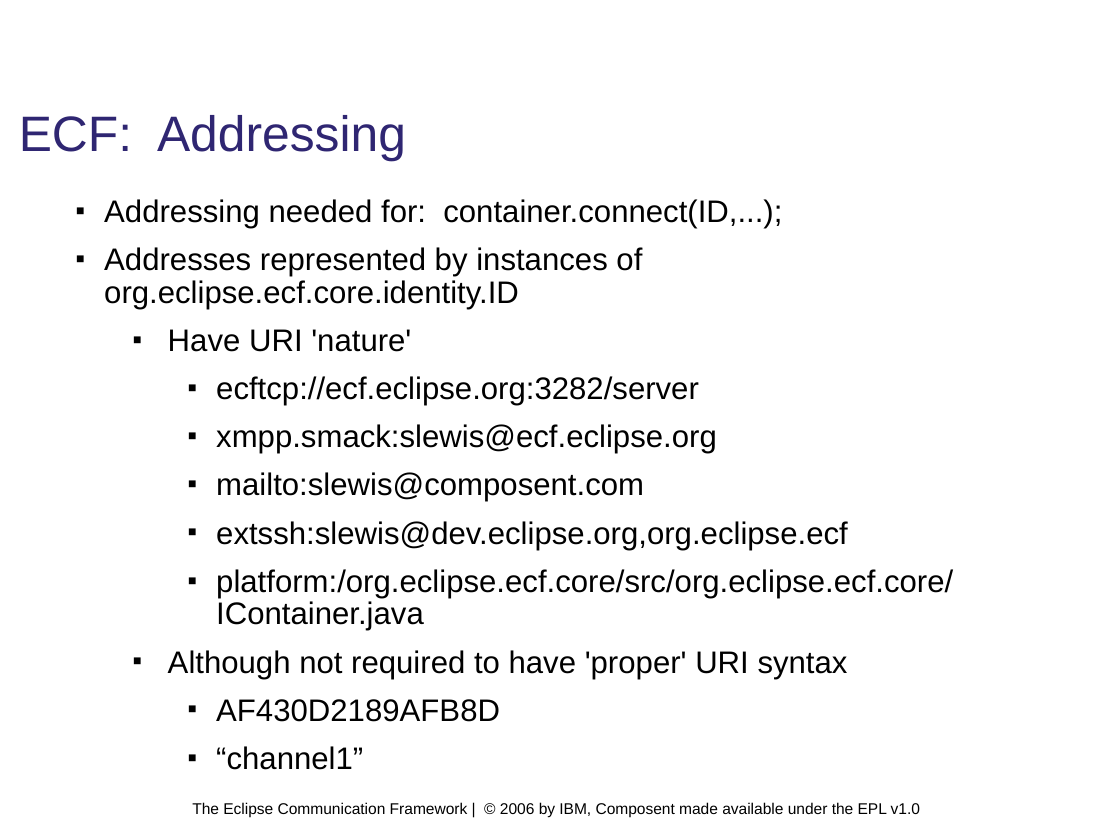
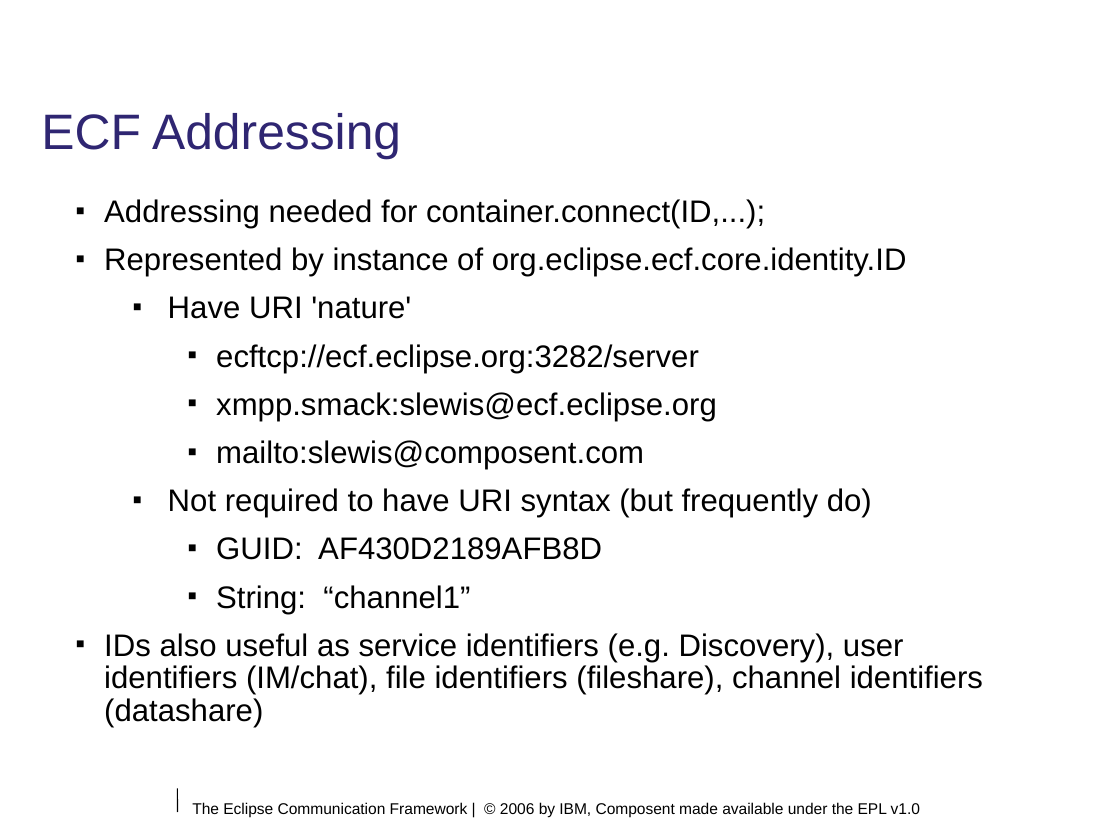
Before and after one commit to eclipse/ecf, a slide deck: slide 8 of doc/tutorials/EclipseCON 2006/module1.odp. Drawn at 1120x840 pixels with LibreOffice and Linux fonts; fonts in the diff are those of the drawing; background and template pictures are left out. Boxes give left, top, right and bottom in pixels: in the first picture for what was removed or moved away, otherwise in the second. Text is boxed around its words. In the diff, an @@ line names an element or a change of style, - is before the commit and + after.

```diff
--- a/doc/tutorials/EclipseCON 2006/module1.odp
+++ b/doc/tutorials/EclipseCON 2006/module1.odp
@@ title at box(41, 113, 401, 160): text changed @@
-ECF: Addressing
+ECF Addressing
@@ text at box(104, 199, 907, 277): text changed @@
-■ Addressing needed for: container.connect(ID,...);
-■ Addresses represented by instances of org.eclipse.ecf.core.identity.ID
+■ Addressing needed for container.connect(ID,...);
+■ Represented by instance of org.eclipse.ecf.core.identity.ID
@@ text at box(104, 488, 983, 727): text changed @@
-    ■ extssh:slewis@dev.eclipse.org,org.eclipse.ecf
-    ■ platform:/org.eclipse.ecf.core/src/org.eclipse.ecf.core/IContainer.java
-  ■ Although not required to have 'proper' URI syntax
-    ■ AF430D2189AFB8D
-    ■ “channel1”
+  ■ Not required to have URI syntax (but frequently do)
+    ■ GUID: AF430D2189AFB8D
+    ■ String: “channel1”
+■ IDs also useful as service identifiers (e.g. Discovery), user identifiers (IM/chat), file identifiers (fileshare), channel identifiers (datashare)
@@ line added from (177, 788) to (178, 812), #000000 0.74 pt @@
```
Also in this commit, not shown: 16 other slides changed, 2 slides added, 2 slides removed, 1 other file.
